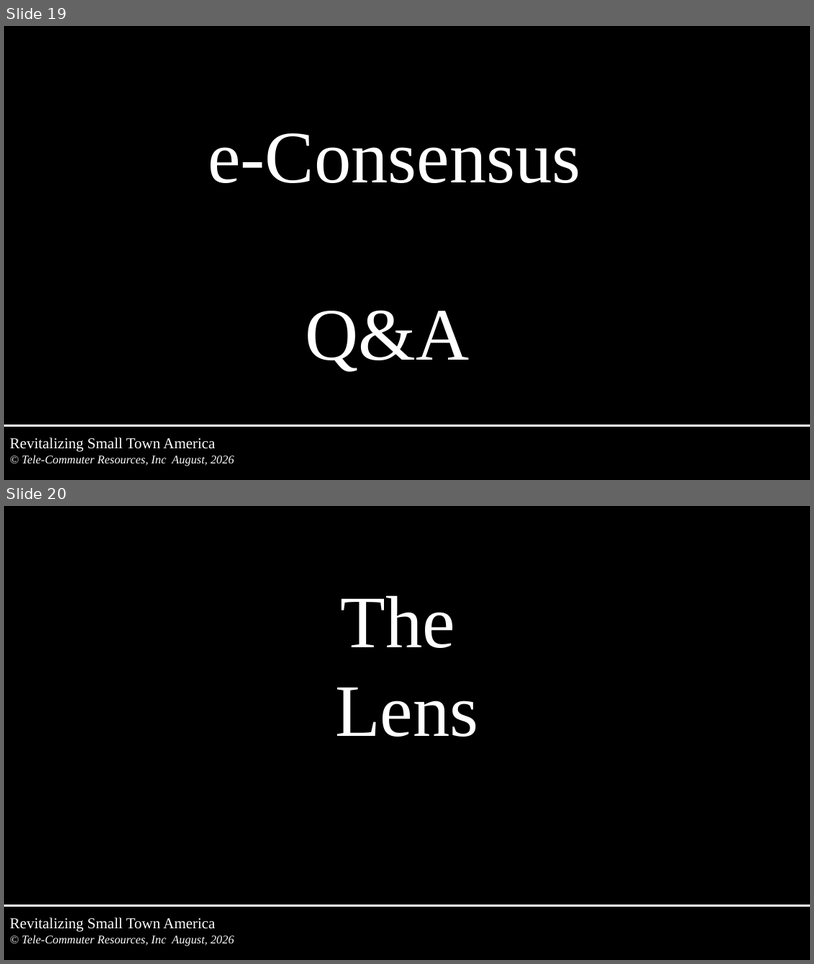
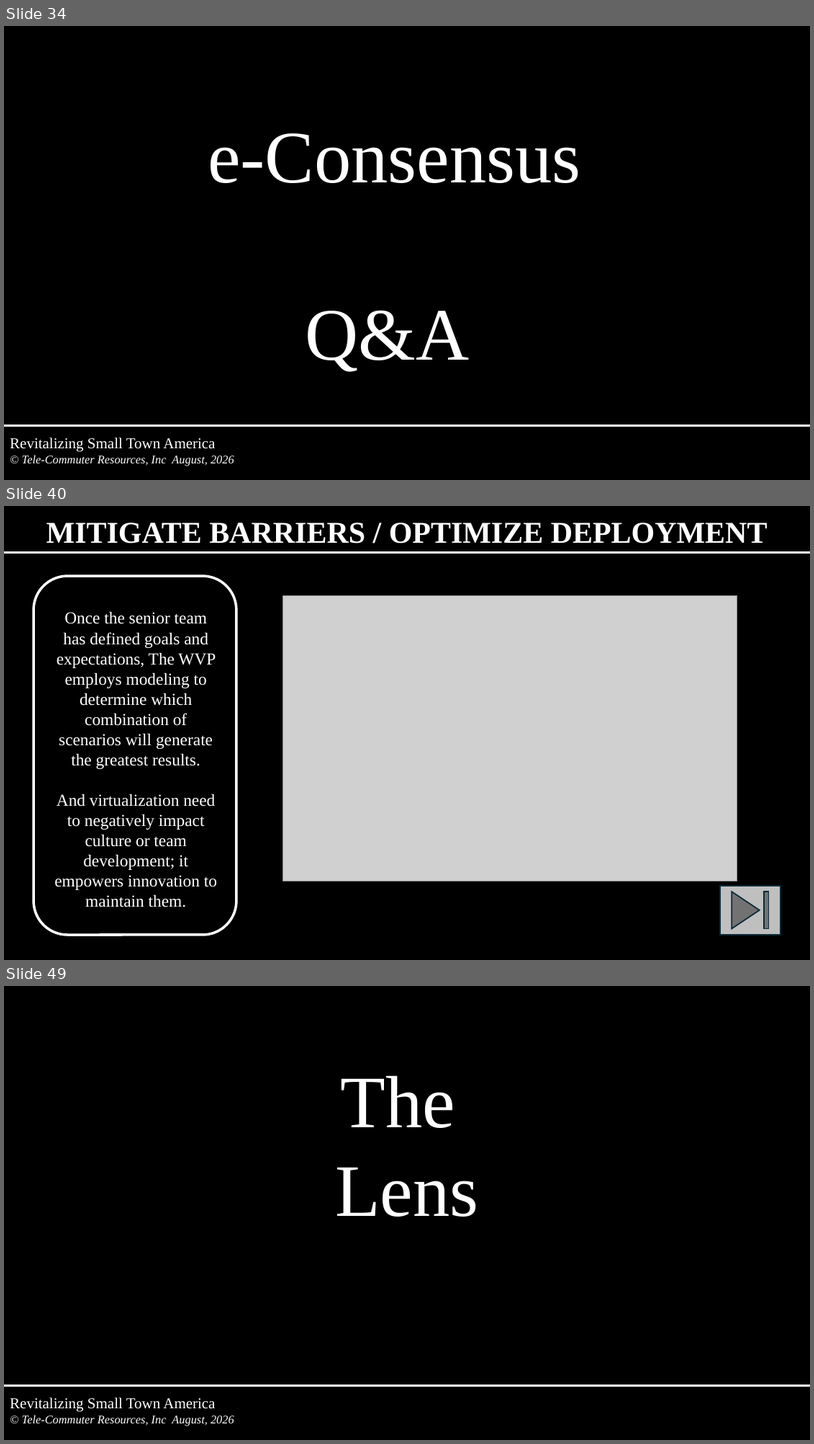
Before and after one commit to tcr-iac/iac-community-portal, a slide deck: files/Tools-Intro-for-Tom.pptx. Shown one above the other, each under a label of ours: slides 19 and 20 before the commit, slides 34, 40 and 49 after it; the slides between them are not shown. The pictures are 814x964 and 814x1444 pixels, drawn with LibreOffice and Linux fonts; fonts in the diff are those of the drawing; grey boxes stand for pictures. Boxes give left, top, right and bottom in pixels: in the first picture for what was removed or moved away, otherwise in the second. Text is boxed around its words. In the diff, an @@ line names an element or a change of style, - is before the commit and + after.

```diff
--- a/files/Tools-Intro-for-Tom.pptx
+++ b/files/Tools-Intro-for-Tom.pptx
@@ slide 40 added at box(4, 506, 810, 960), background #000000 @@
@@ text added at box(46, 523, 768, 543), 36 pt, text #FFFFFF, bold @@
+MITIGATE BARRIERS / OPTIMIZE DEPLOYMENT
@@ line added from (4, 553) to (810, 553), #FFFFFF 2.25 pt @@
@@ rounded rectangle added at box(34, 576, 237, 935), outline #FFFFFF 3 pt @@
@@ text added at box(54, 611, 217, 907), 20 pt, text #FFFFFF @@
+Once the senior team has defined goals and expectations, The WVP employs modeling to determine which combination of scenarios will generate the greatest results.
+And virtualization need to negatively impact culture or team development; it empowers innovation to maintain them.
@@ picture added at box(283, 595, 737, 881) @@
@@ action button end added at box(721, 885, 782, 934), fill #BFBFBF, outline #092A39 1.5 pt @@
@@ what was slide 19 is now slide 34 @@
@@ what was slide 20 is now slide 49 @@
```
Also in this commit, not shown: 14 slides changed, 30 other slides added, 2 slides removed, 1 other file.
